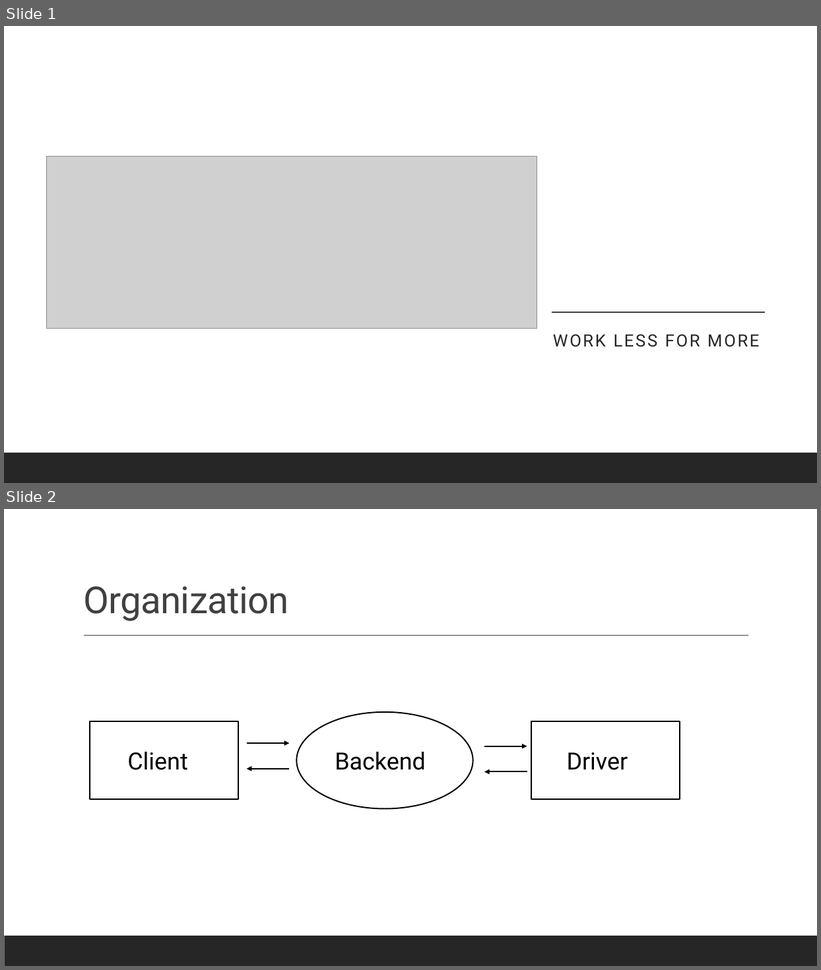
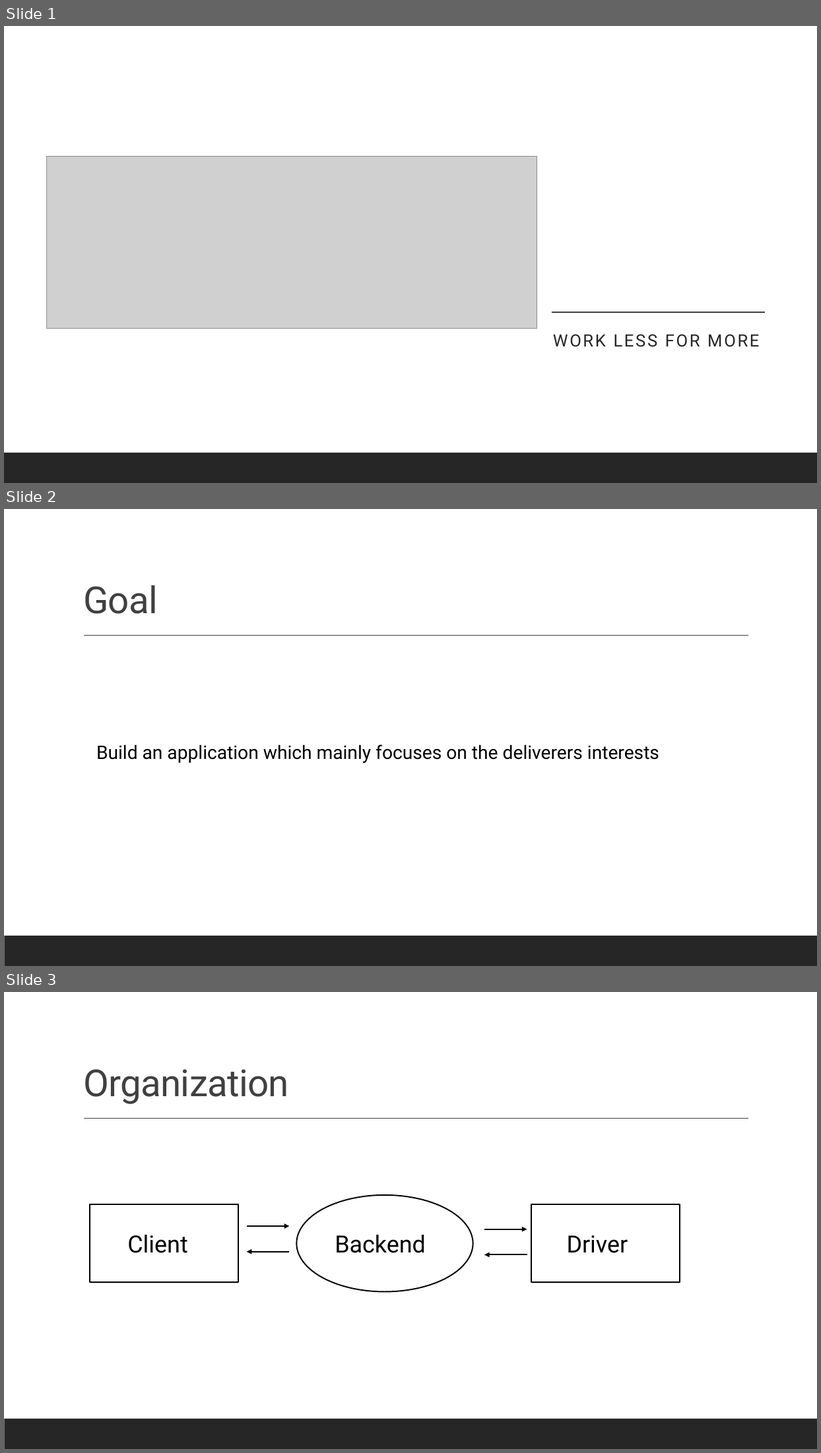
Before and after one commit to AlbinMamuti/PTV_BDI_B, a slide deck: Presentation.pptx. Shown one above the other, each under a label of ours: slides 1 and 2 before the commit, slides 1, 2 and 3 after it. The pictures are 821x970 and 821x1453 pixels, drawn with LibreOffice and Linux fonts; fonts in the diff are those of the drawing; grey boxes stand for pictures. Boxes give left, top, right and bottom in pixels: in the first picture for what was removed or moved away, otherwise in the second. Text is boxed around its words. In the diff, an @@ line names an element or a change of style, - is before the commit and + after.

```diff
--- a/Presentation.pptx
+++ b/Presentation.pptx
@@ slide 2 added at (4, 509, 817, 966), background #FFFFFF; not listed: 2 template elements that a slide beside it also shows @@
@@ title added at (83, 585, 158, 614), 44 pt, text #404040 @@
+Goal
@@ text added at (96, 745, 659, 763), 22 pt, text #000000 @@
+Build an application which mainly focuses on the deliverers interests
@@ what was slide 2 is now slide 3 @@
```
Also in this commit, not shown: 3 slides changed, 1 other slide added.
